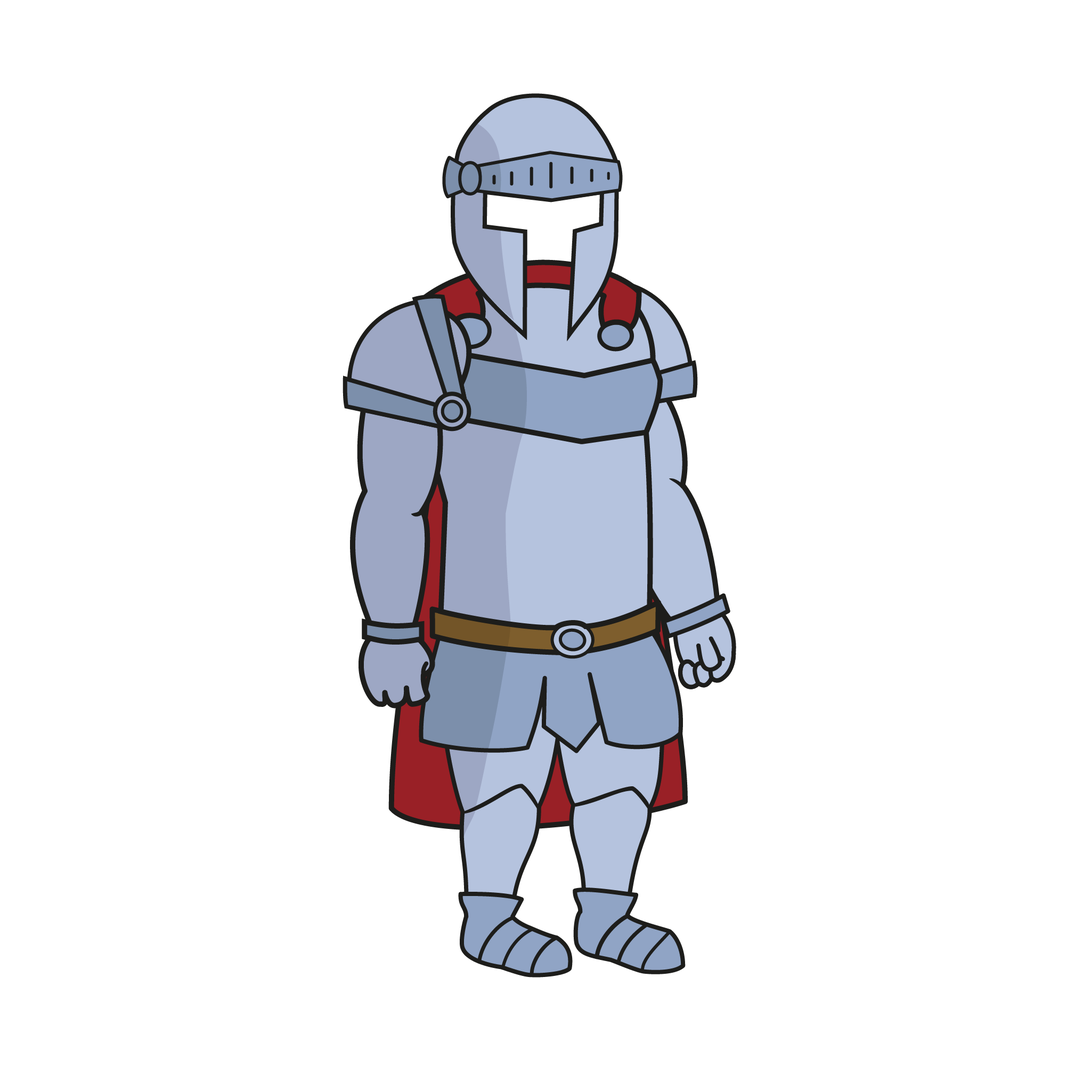
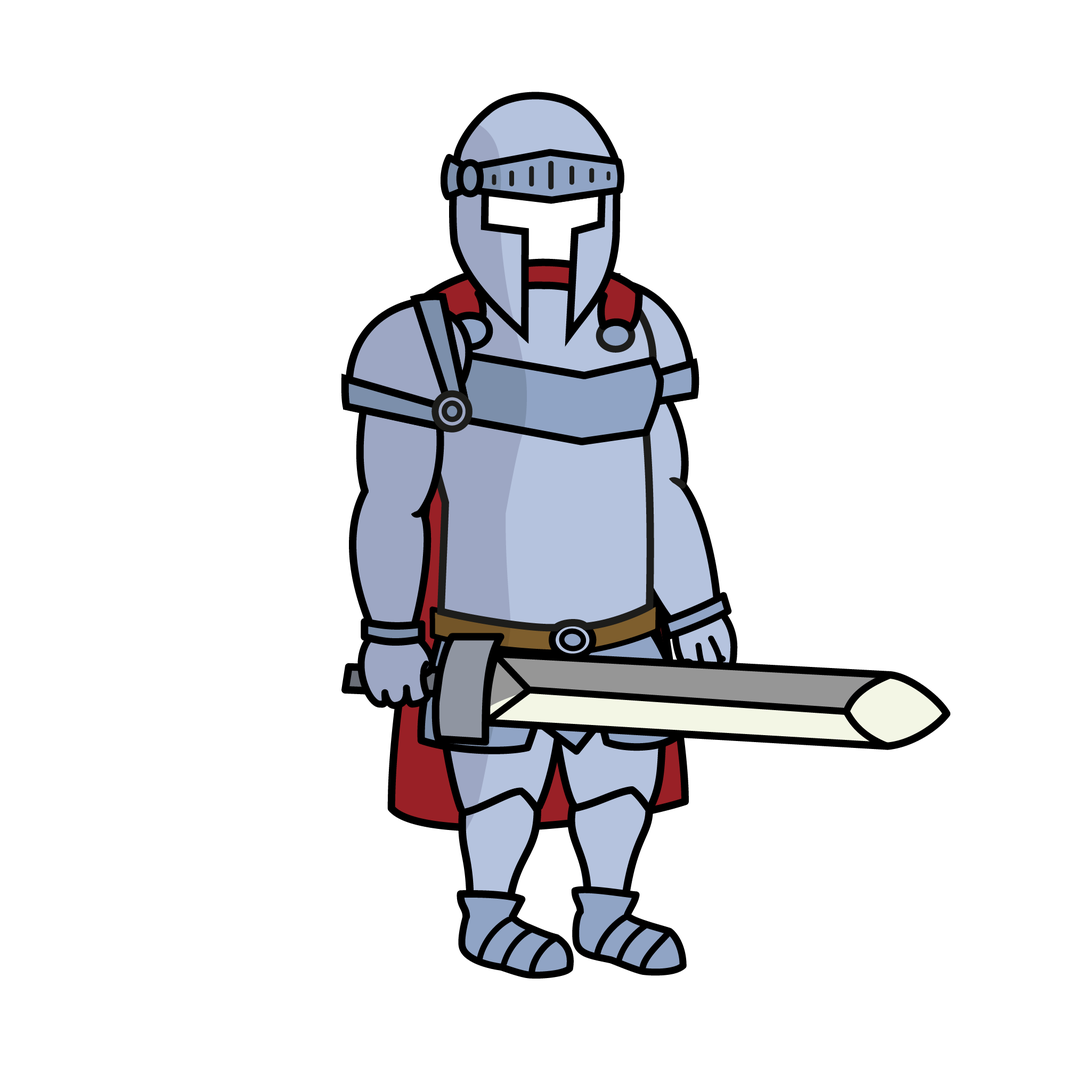
Two versions of the same layered image (1091x1091). Layer-by-layer changes:
added layer "C Shoulder_L" in group "Chest Arm_L" over [341,292,474,519]
renamed "C Shoulder_L" to "C Arm_L", painted on it over [342,294,473,646]
renamed "C Arm_L" to "C Hand_L", painted on it over [350,473,436,710]
renamed "C Hand_L" to "Weapon", moved it out of group "Chest Arm_L", painted on it over [341,625,951,751]
painted on "Helmet" over [440,91,625,347]
painted on "Chest" over [414,258,665,633]
painted on "Pelvis" over [417,600,685,756]
painted on "P1 Thigh_L" over [436,584,567,815]
painted on "P1 Calf_L" over [456,777,544,921]
painted on "P1 Foot_L" over [458,901,574,980]
painted on "P1 Thigh_R" over [544,573,669,813]
painted on "P1 Calf_R" over [567,786,654,920]
painted on "P1 Foot_R" over [572,895,687,977]
painted on "C Shoulder_R" over [554,271,700,519]
painted on "C Arm_R" over [618,472,733,641]
painted on "C Hand_R" over [671,595,739,691]
painted on "Cloak" over [387,275,690,832]
